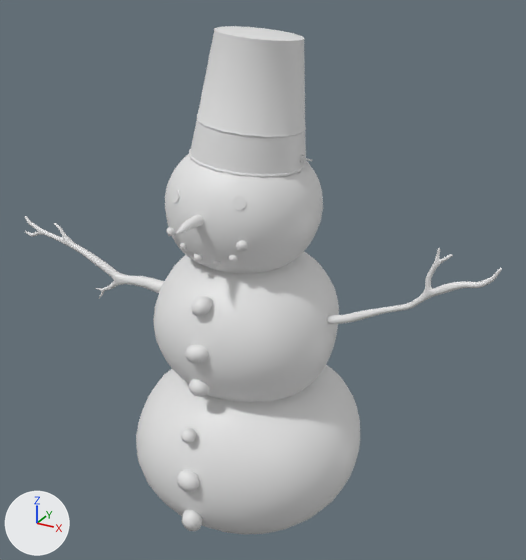
The Blender file Modelos/Blends/BonecoDeNeve.blend as it was, and as the next commit left it.
Camera for both pictures: a camera (50 mm lens) standing at (1.32, -2.26, 2.2) and looking at (0.04, 0.08, 1.04). The lights are fixed; the arrows at lower left show +X, +Y and +Z.

Objects in the first picture: 'Balde.Retopo', 'BonecoDeNeve.Base.Retopo', 'BonecoDeNeve.Cenora.Retopo', 'Galho.Retopo', 'Galho.Retopo.001', 'Pedras.Retopo', 'Pedras.Retopo.005', 'Pedras.Retopo.006', 'Pedras.Retopo.007', 'Pedras.Retopo.008', 'Pedras.Retopo.009', 'Pedras.Retopo.010', 'Pedras.Retopo.011'.
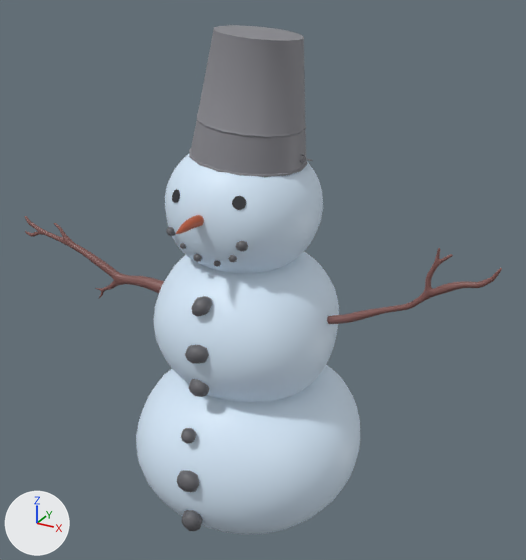
Where the newer file only moved an object's origin or applied its transform, the numbers keep the older frame.

What differs and where, as boxes (x1, y1, x2, y2) in the pictures (526 x 560 px):
'BonecoDeNeve.Base.Retopo', recoloured
    both: (136, 154, 360, 535)
'Balde.Retopo', recoloured, reshaped, moved
    before: (189, 26, 307, 178)
    after: (189, 25, 308, 177)
'Galho.Retopo', recoloured (white to brown)
    both: (327, 248, 502, 324)
'Galho.Retopo.001', recoloured (white to brown)
    both: (25, 216, 164, 298)
'Pedras.Retopo.010', recoloured (white to grey)
    both: (177, 470, 199, 492)
'Pedras.Retopo.007', recoloured (white to grey)
    both: (185, 345, 209, 363)
'Pedras.Retopo.011', recoloured (white to grey)
    both: (182, 510, 203, 531)
'Pedras.Retopo.006', recoloured (white to grey)
    both: (191, 296, 212, 316)
'BonecoDeNeve.Cenora.Retopo', recoloured (white to brown)
    both: (176, 215, 204, 234)
'Pedras.Retopo.008', recoloured (white to grey)
    both: (189, 379, 210, 397)
'Pedras.Retopo.009', recoloured (white to grey)
    both: (181, 428, 196, 443)
'Pedras.Retopo', recoloured
    both: (236, 241, 248, 252)
'Pedras.Retopo.005', recoloured
    both: (166, 227, 175, 236)

Edits to the bpy script that builds the scene:
```text
Change me_cube_006:
    where me_cube_006.from_pydata(...)  # 1158 vertices, 1152 faces; spans x -0.46..0.49, y -0.46..0.44, z -0.01..1.61
    remove me_cube_006.materials.append(mat_material)  # white #e7e7e7
    add me_cube_006.materials.append(mat_branco)  # white #dbeeff
Change me_cube_007:
    where me_cube_007.from_pydata(...)  # 90 vertices, 88 faces; spans x -0.029..0.016, y -0.154..0.009, z -0.031..0.01
    add me_cube_007.materials.append(mat_vermelho)  # orange #b45532
Change me_cube_008:
    where me_cube_008.from_pydata(...)  # 470 vertices, 464 faces; spans x 0.004..0.609, y -0.017..0.018, z -0.01..0.366
    add me_cube_008.materials.append(mat_marrom_escuro)  # brown #825753
Change me_cube_009:
    where me_cube_009.from_pydata(...)  # 541 vertices, 536 faces; spans x -1.173..-0.337, y -0.028..0.028, z 0.806..1.132
    add me_cube_009.materials.append(mat_marrom_escuro)  # brown #825753
Change me_sphere_001:
    where me_sphere_001.from_pydata(...)  # 26 vertices, 24 faces; spans x -0.0219..0.0197, y -0.019..0.0226, z -0.0184..0.0235
    add me_sphere_001.materials.append(mat_cinza_escuro)  # dark grey #646468
Change me_sphere_017:
    where me_sphere_017.from_pydata(...)  # 26 vertices, 24 faces; spans x -0.0184..0.0129, y -0.0142..0.0219, z -0.0198..0.0147
    add me_sphere_017.materials.append(mat_cinza_escuro)  # dark grey #646468
Change me_sphere_018:
    where me_sphere_018.from_pydata(...)  # 26 vertices, 24 faces; spans x -0.0328..0.0384, y -0.0247..0.0473, z -0.0534..0.0184
    add me_sphere_018.materials.append(mat_cinza_escuro)  # dark grey #646468
Change me_sphere_019:
    where me_sphere_019.from_pydata(...)  # 26 vertices, 24 faces; spans x -0.0438..0.0492, y -0.0375..0.0314, z -0.045..0.0342
    add me_sphere_019.materials.append(mat_cinza_escuro)  # dark grey #646468
Change me_sphere_020:
    where me_sphere_020.from_pydata(...)  # 26 vertices, 24 faces; spans x -0.0427..0.0438, y -0.0355..0.0376, z -0.0433..0.0298
    add me_sphere_020.materials.append(mat_cinza_escuro)  # dark grey #646468
Change me_sphere_021:
    where me_sphere_021.from_pydata(...)  # 26 vertices, 24 faces; spans x -0.0295..0.0296, y -0.0241..0.0326, z -0.0332..0.0202
    add me_sphere_021.materials.append(mat_cinza_escuro)  # dark grey #646468
Change me_sphere_022:
    where me_sphere_022.from_pydata(...)  # 26 vertices, 24 faces; spans x -0.0457..0.0505, y -0.0447..0.017, z -0.0499..0.0372
    add me_sphere_022.materials.append(mat_cinza_escuro)  # dark grey #646468
Change me_sphere_023:
    where me_sphere_023.from_pydata(...)  # 26 vertices, 24 faces; spans x -0.0416..0.0427, y -0.0427..0.0376, z -0.0601..0.0421
    add me_sphere_023.materials.append(mat_cinza_escuro)  # dark grey #646468
Change me_circle_001:
    where me_circle_001.from_pydata(...)  # 240 vertices, 224 faces; spans x -0.216..0.216, y -0.216..0.216, z -0.164..0.281
    used by ob_balde_retopo; location = (0.052, -0.006, 1.824); rotation_euler = (-6.265, 3.243, 0.0), in degrees (-359, 186, 0)
    me_circle_001 part 1: the whole mesh is multiplied about its middle by the matrix ((1.0, 0.001, 0.0), (-0.001, 1.0, 0.014), (0.0, -0.014, 1.0)), then moved by (0.133, -0.039, -1.822)
    add me_circle_001.materials.append(mat_cinza)  # grey #898990
Change ob_balde_retopo:
    ob_balde_retopo.location: (0.052, -0.006, 1.824) -> (0.0, 0.0, 0.0)
```
